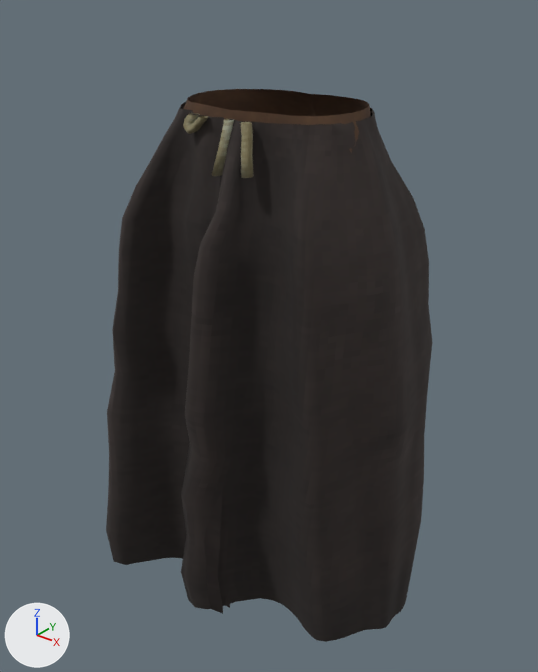
Renders of the glTF model public/ashen-reach/equipment/graveweaverSkirt.glb from each side of a commit.
Rendered twice from a 50 mm lens placed at (0.728, -0.954, 1.174), pointed at (-0.014, -0.027, 0.599). The axes (+X, +Y, +Z) are drawn at lower left. The lights are the same throughout. The picture after the commit comes second. Where no turn or scale is listed for an object, it has been applied to the vertices. Vertices at exactly the same position are counted once.

The first picture shows 'GraveweaverSkirt', 'WayfarerTrousers'.
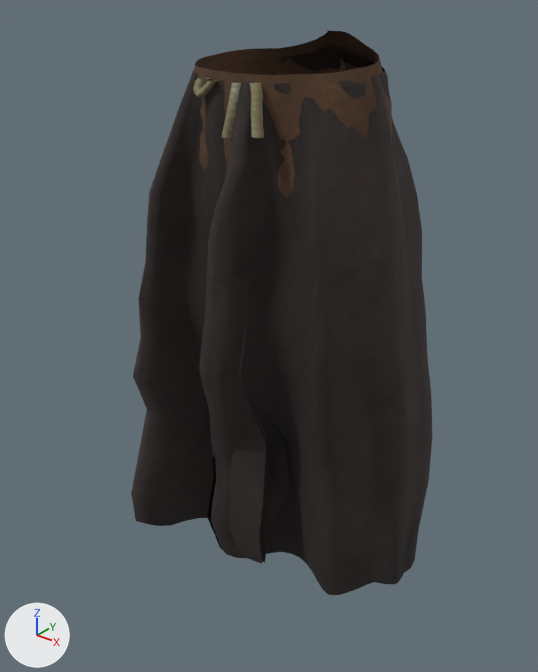
Changed parts and their boxes (x1, y1, x2, y2) in the pictures (538 x 672 px; the box of a moved part takes in the faces that stretch with it):
'GraveweaverSkirt', reshaped (8% narrower)
    before: (106, 102, 432, 642)
    after: (131, 44, 432, 595)
'WayfarerTrousers', reshaped
    before: (184, 89, 371, 153)
    after: (194, 30, 392, 198)
part 1 of me_graveweaverskirt, moved or reshaped
    before: (212, 119, 234, 176)
    after: (222, 82, 241, 138)
part 2 of me_graveweaverskirt, moved or reshaped
    before: (183, 113, 208, 134)
    after: (193, 77, 217, 98)
part 3 of me_graveweaverskirt, moved or reshaped
    before: (106, 102, 432, 642)
    after: (131, 44, 432, 595)

Patch to the scene script:
```diff
--- a/public/ashen-reach/equipment/graveweaverSkirt.glb.py
+++ b/public/ashen-reach/equipment/graveweaverSkirt.glb.py
@@ me_graveweaverskirt @@
 # used by ob_graveweaverskirt; location = (0.0, 0.0, 0.0)
-me_graveweaverskirt.from_pydata(...)  # 3118 vertices, 5701 faces; spans x -0.324..0.282, y -0.269..0.179, z 0.12..0.99
+me_graveweaverskirt.from_pydata(...)  # 3118 vertices, 5701 faces; spans x -0.308..0.261, y -0.21..0.213, z 0.154..1.076
+# me_graveweaverskirt part 1: the loose piece of 65 vertices spanning x -0.004..0.017, y -0.176..-0.139, z 0.914..0.99 is multiplied about its middle by the matrix ((0.944, 0.018, 0.007), (0.005, 0.937, -0.056), (-0.01, -0.001, 0.976)), then moved by (0.002, 0.018, 0.05)
+# me_graveweaverskirt part 2: the loose piece of 123 vertices spanning x -0.075..-0.023, y -0.162..-0.137, z 0.963..0.99 is multiplied about its middle by the matrix ((0.986, 0.028, -0.002), (-0.028, 0.985, -0.021), (0.001, 0.021, 0.986)), then moved by (0.003, 0.02, 0.048)
+# me_graveweaverskirt part 3: 2930 of 3118 vertices moved; they spanned x -0.324..0.282, y -0.269..0.179, z 0.12..0.99 and now span x -0.308..0.261, y -0.21..0.213, z 0.154..1.076; mean shift (0.002, 0.046, 0.047); largest move (-0.031, -0.245, 0.379) -> (-0.049, -0.148, 0.446)
 me_graveweaverskirt.materials.append(mat_graveweaverskirt)
@@ me_wayfarertrousers @@
 # used by ob_wayfarertrousers; location = (0.0, 0.0, 0.0)
-me_wayfarertrousers.from_pydata(...)  # 1180 vertices, 2260 faces; spans x -0.253..0.264, y -0.141..0.101, z 0.276..1.002
+me_wayfarertrousers.from_pydata(...)  # 1180 vertices, 2260 faces; spans x -0.226..0.232, y -0.138..0.149, z 0.317..1.095
+# me_wayfarertrousers part 4: 1180 of 1180 vertices moved; they spanned x -0.253..0.264, y -0.141..0.101, z 0.276..1.002 and now span x -0.226..0.232, y -0.138..0.149, z 0.317..1.095; mean shift (0.002, 0.036, 0.049)
 me_wayfarertrousers.materials.append(mat_wayfarertrousers)
```
